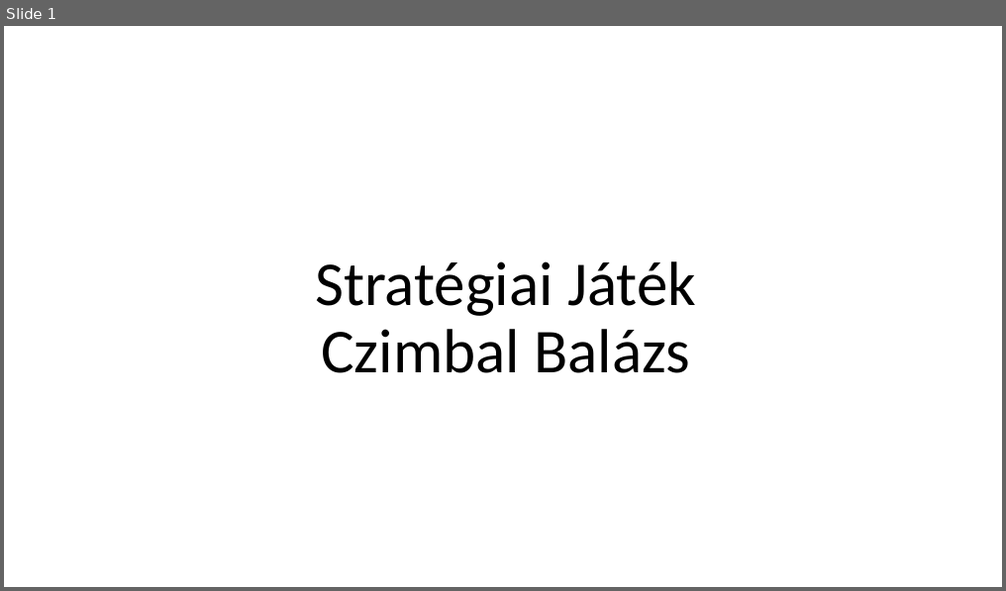
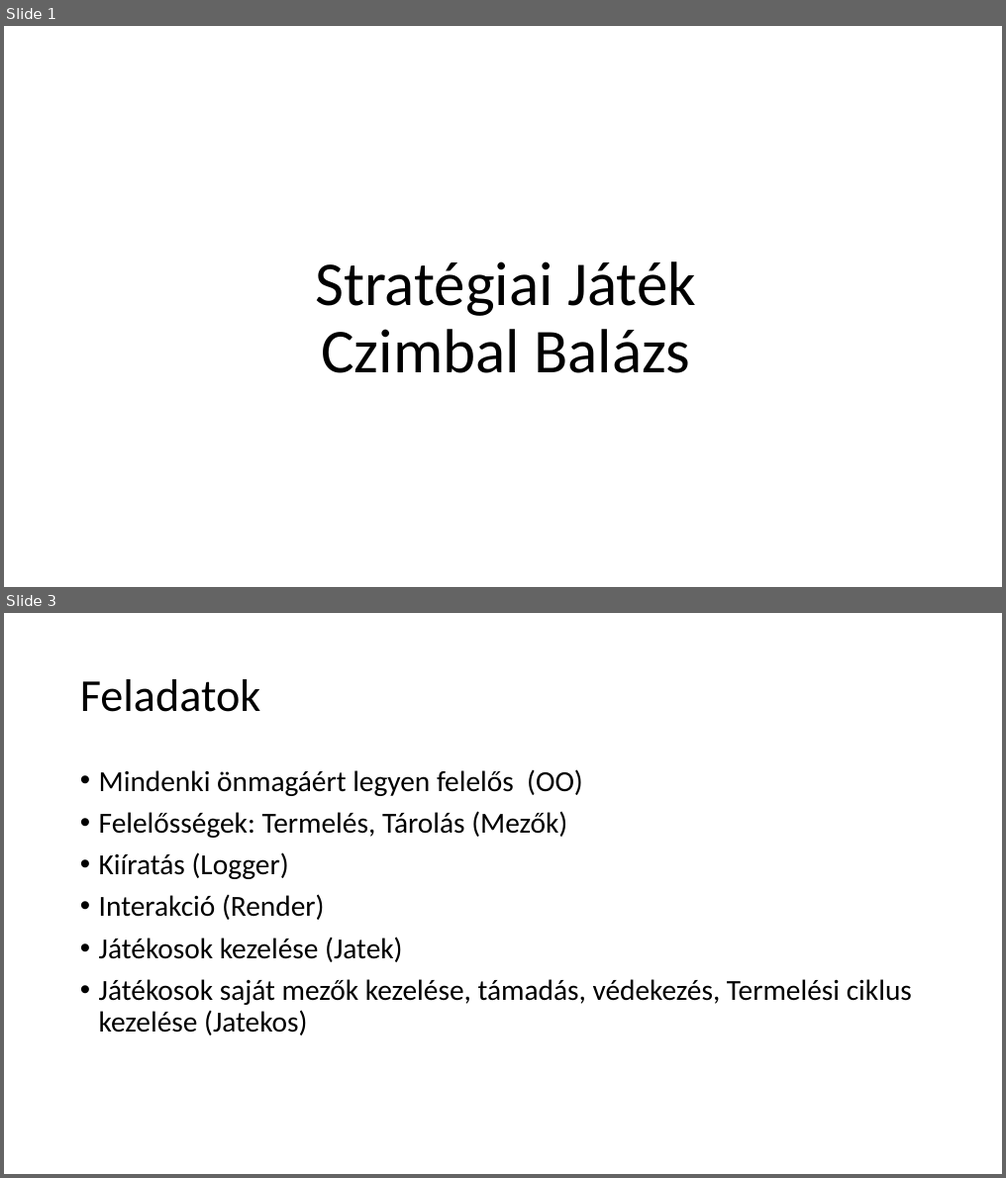
Before and after one commit to cimbi01/NagyBeadando, a slide deck: StatégiaiJáték.pptx. Shown one above the other, each under a label of ours: slide 1 before the commit, slides 1 and 3 after it; the slides between them are not shown. The pictures are 1006x591 and 1006x1178 pixels, drawn with LibreOffice and Linux fonts; fonts in the diff are those of the drawing; background and template pictures are left out. Boxes give left, top, right and bottom in pixels: in the first picture for what was removed or moved away, otherwise in the second. Text is boxed around its words. In the diff, an @@ line names an element or a change of style, - is before the commit and + after.

```diff
--- a/StatégiaiJáték.pptx
+++ b/StatégiaiJáték.pptx
@@ slide 3 added at <box>4,613,1002,1174</box>, background picture (left out) @@
@@ title added at <box>80,679,261,712</box>, 44 pt, text #000000 @@
+Feladatok
@@ text added at <box>99,769,912,1036</box>, 28 pt, text #000000 @@
+• Mindenki önmagáért legyen felelős (OO)
+• Felelősségek: Termelés, Tárolás (Mezők)
+• Kiíratás (Logger)
+• Interakció (Render)
+• Játékosok kezelése (Jatek)
+• Játékosok saját mezők kezelése, támadás, védekezés, Termelési ciklus kezelése (Jatekos)
```
Also in this commit, not shown: 9 other slides added, 5 other files.
